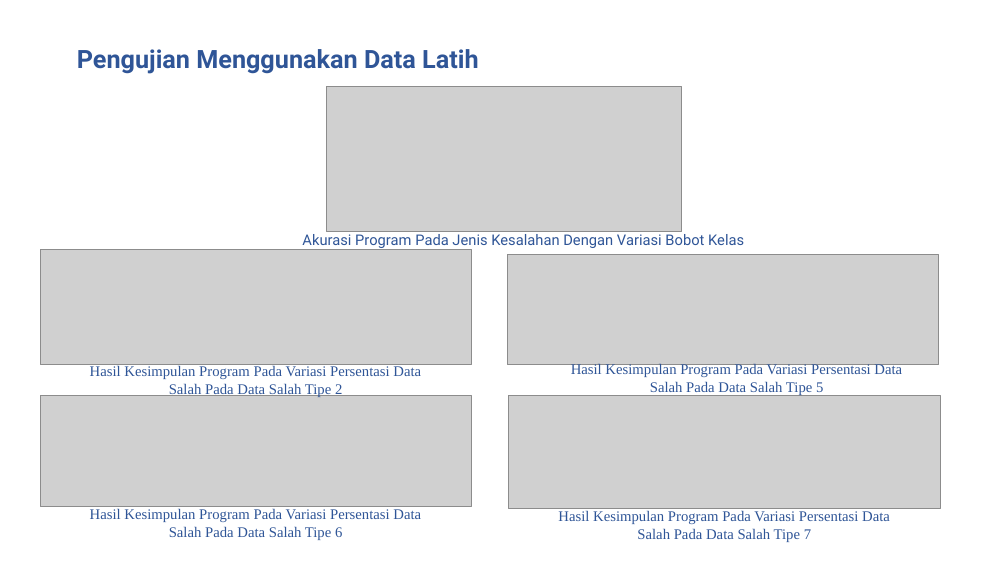
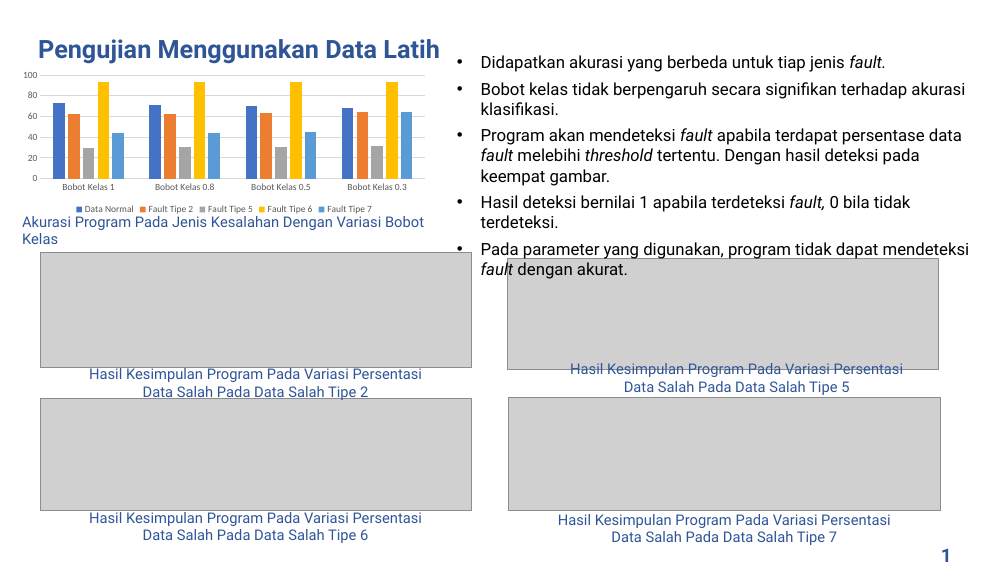
Before and after one commit to rezaandriady/TA_RezaAndriady, a slide deck: slide 20 of Presentasi/Draft Presentasi Reza Andriady - 44976.pptx (slide 22 before the commit). Drawn at 1008x567 pixels with LibreOffice and Linux fonts; fonts in the diff are those of the drawing; grey boxes stand for pictures; background and template pictures are left out. Boxes give left, top, right and bottom in pixels: in the first picture for what was removed or moved away, otherwise in the second. Text is boxed around its words. In the diff, an @@ line names an element or a change of style, - is before the commit and + after.

```diff
--- a/Presentasi/Draft Presentasi Reza Andriady - 44976.pptx
+++ b/Presentasi/Draft Presentasi Reza Andriady - 44976.pptx
@@ title "Pengujian Menggunakan Data Latih": place and size @@
-title "Pengujian Menggunakan Data Latih" at bbox=[77, 49, 478, 74]
+title "Pengujian Menggunakan Data Latih" at bbox=[38, 39, 439, 64]
@@ column chart added at bbox=[14, 67, 433, 218] @@
+categories: Bobot Kelas 1, Bobot Kelas 0.8, Bobot Kelas 0.5, Bobot Kelas 0.3
+Data Normal: 73, 71, 70, 68
+Fault Tipe 2: 62, 62, 63, 64
+Fault Tipe 5: 30, 30, 31, 31
+Fault Tipe 6: 93, 93, 93, 94
+Fault Tipe 7: 44, 44, 45, 64
@@ picture removed at bbox=[327, 86, 682, 231] @@
@@ text added at bbox=[481, 82, 970, 280], 16 pt, text #000000 @@
+• Didapatkan akurasi yang berbeda untuk tiap jenis fault.
+• Bobot kelas tidak berpengaruh secara signifikan terhadap akurasi klasifikasi.
+• Program akan mendeteksi fault apabila terdapat persentase data fault melebihi threshold tertentu. Dengan hasil deteksi pada keempat gambar.
+• Hasil deteksi bernilai 1 apabila terdeteksi fault, 0 bila tidak terdeteksi.
+• Pada parameter yang digunakan, program tidak dapat mendeteksi fault dengan akurat.
@@ text "Akurasi Program Pada Jenis Kesalahan ..." rewrapped from bbox=[302, 231, 744, 248] to bbox=[22, 213, 424, 244] @@
@@ picture: place and size @@
-picture at bbox=[507, 254, 939, 364]
+picture at bbox=[507, 259, 939, 369]
@@ picture: place and size @@
-picture at bbox=[40, 395, 472, 507]
+picture at bbox=[40, 399, 472, 510]
@@ font Times New Roman to Roboto in 4 elements at bbox=[570, 363, 904, 395], bbox=[558, 514, 891, 545], bbox=[89, 365, 423, 401], bbox=[89, 509, 423, 543] @@
@@ text added at bbox=[934, 540, 966, 567], 18 pt, text #2F5597, bold @@
+19
```
Also in this commit, not shown: 19 other slides changed, 9 slides added, 5 slides removed.
